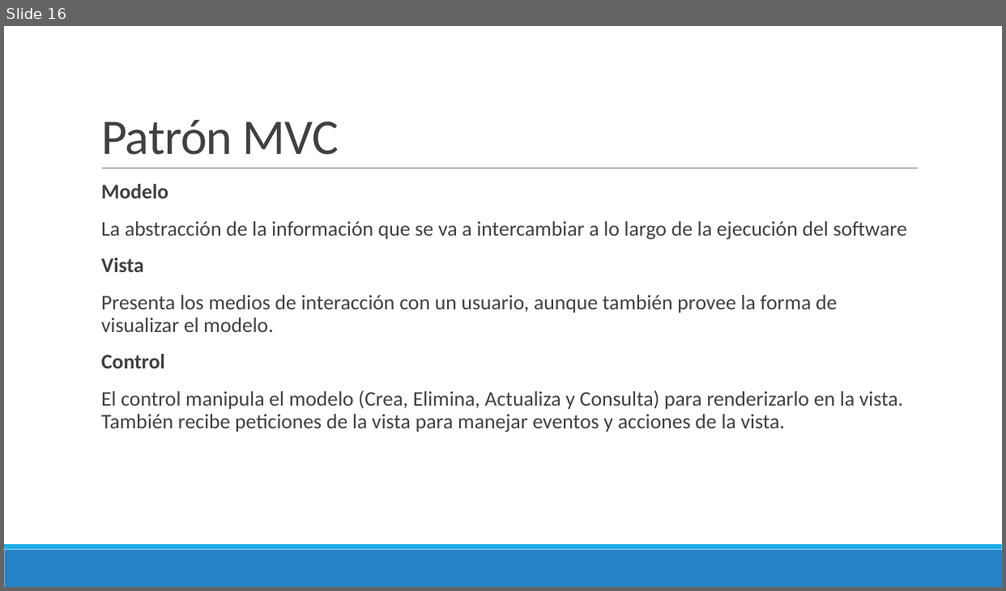
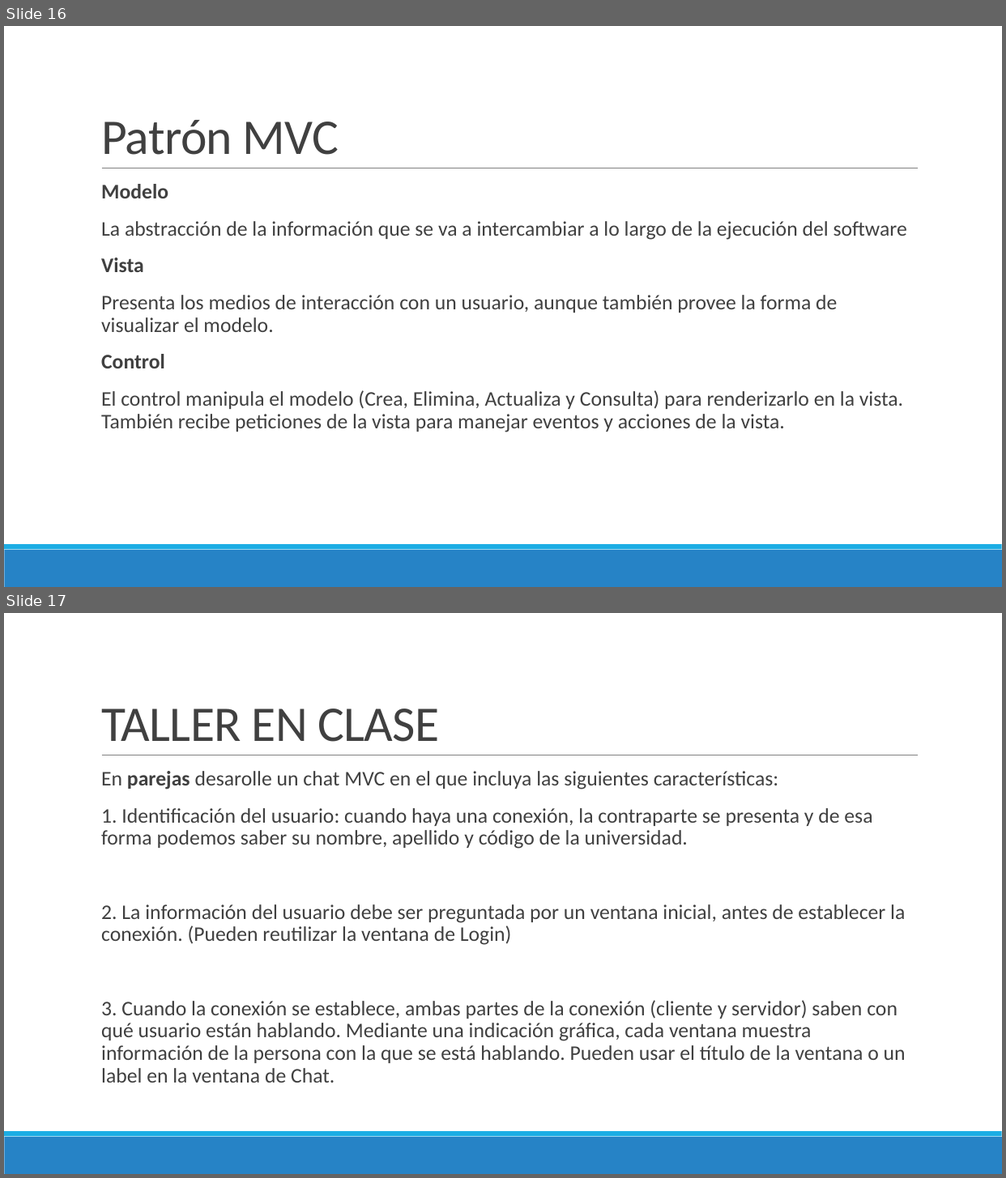
Before and after one commit to Domiciano/ProgramRed192, a slide deck: Clase5/Presentación.pptx. Shown one above the other, each under a label of ours: slide 16 before the commit, slides 16 and 17 after it. The pictures are 1006x591 and 1006x1178 pixels, drawn with LibreOffice and Linux fonts; fonts in the diff are those of the drawing. Boxes give left, top, right and bottom in pixels: in the first picture for what was removed or moved away, otherwise in the second. Text is boxed around its words. In the diff, an @@ line names an element or a change of style, - is before the commit and + after.

```diff
--- a/Clase5/Presentación.pptx
+++ b/Clase5/Presentación.pptx
@@ slide 17 added at (4, 613, 1002, 1174), background #FFFFFF; not listed: 3 template elements that a slide beside it also shows @@
@@ title added at (101, 709, 439, 742), 48 pt, text #404040 @@
+TALLER EN CLASE
@@ text added at (101, 771, 906, 1083), 20 pt, text #404040 @@
+  En parejas desarolle un chat MVC en el que incluya las siguientes características:
+  1. Identificación del usuario: cuando haya una conexión, la contraparte se presenta y de esa forma podemos saber su nombre, apellido y código de la universidad.
+  2. La información del usuario debe ser preguntada por un ventana inicial, antes de establecer la conexión. (Pueden reutilizar la ventana de Login)
+  3. Cuando la conexión se establece, ambas partes de la conexión (cliente y servidor) saben con qué usuario están hablando. Mediante una indicación gráfica, cada ventana muestra información de la persona con la que se está hablando. Pueden usar el título de la ventana o un label en la ventana de Chat.
```
Also in this commit, not shown: 1 other slide added.
